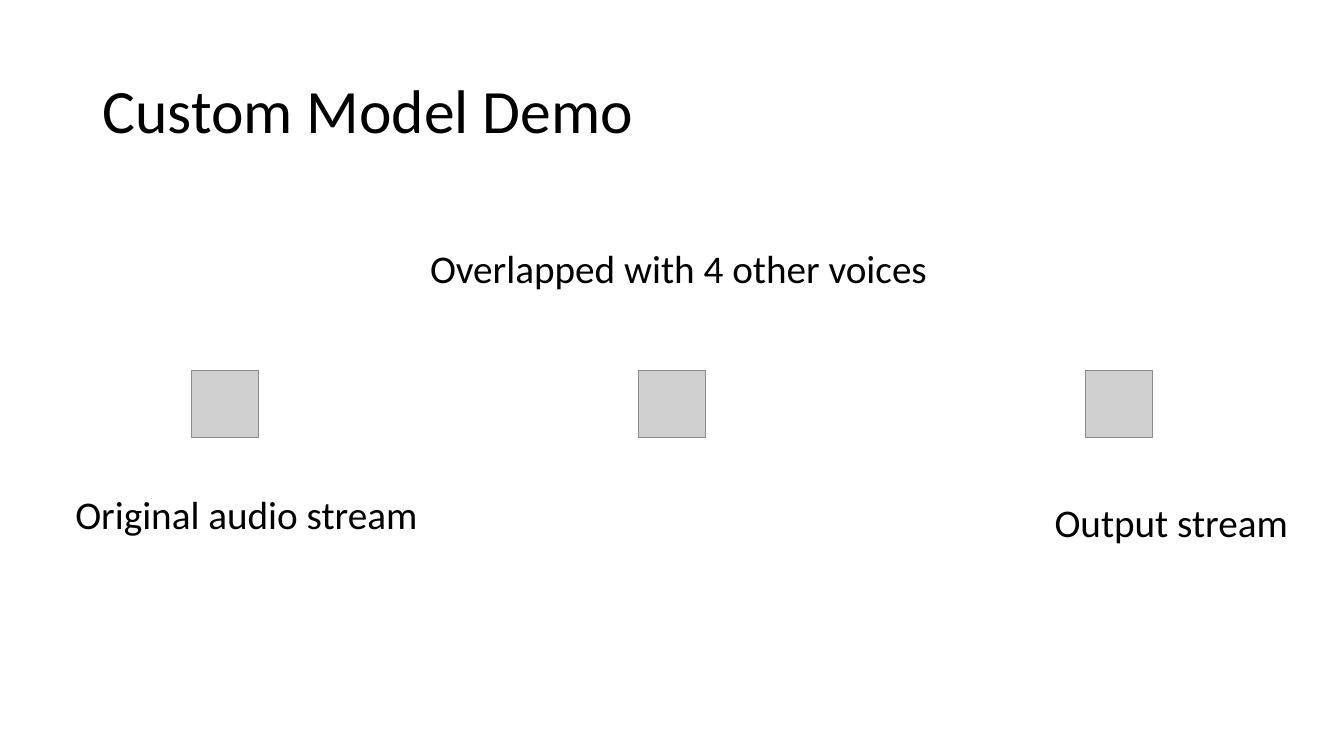
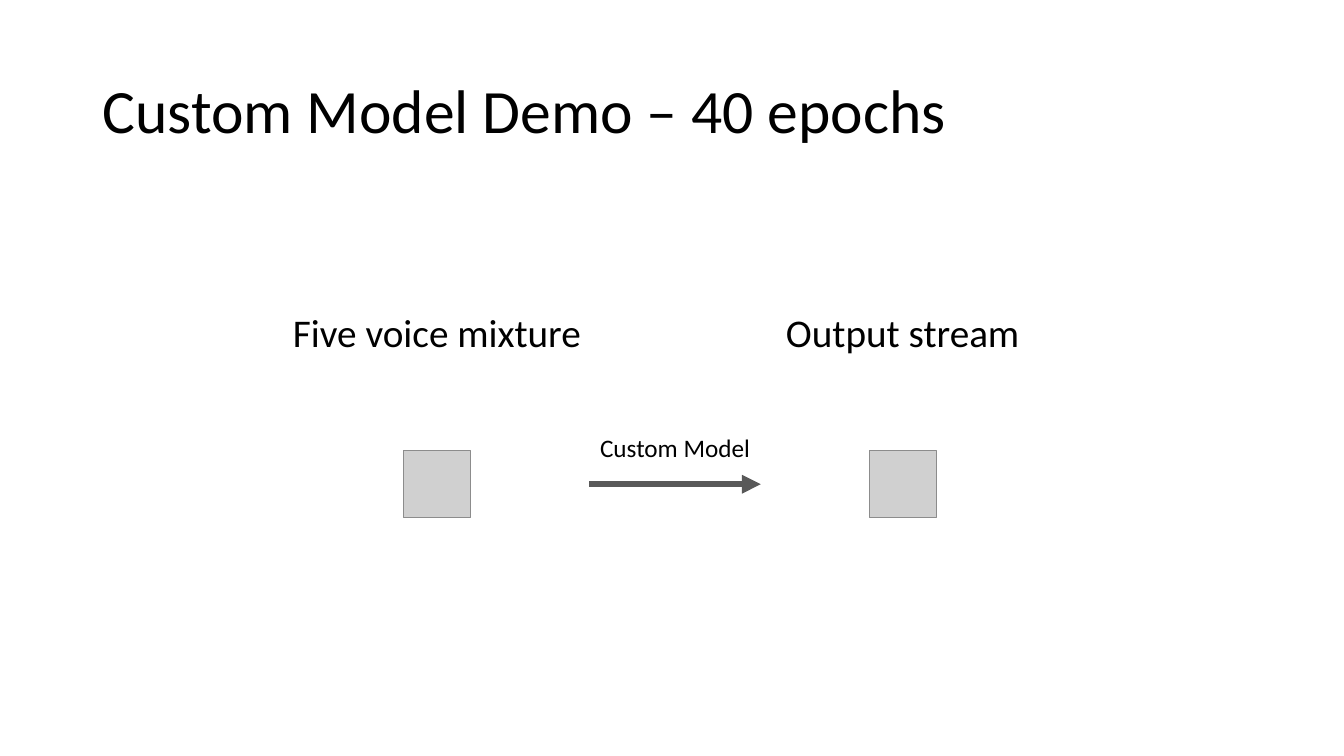
Before and after one commit to daea69twins/voiceseperation, a slide deck: slide 3 of Bi-Weekly Reports/Week 12.pptx. Drawn at 1344x756 pixels with LibreOffice and Linux fonts; fonts in the diff are those of the drawing; grey boxes stand for pictures. Boxes give left, top, right and bottom in pixels: in the first picture for what was removed or moved away, otherwise in the second. Text is boxed around its words. In the diff, an @@ line names an element or a change of style, - is before the commit and + after.

```diff
--- a/Bi-Weekly Reports/Week 12.pptx
+++ b/Bi-Weekly Reports/Week 12.pptx
@@ title at (102, 90, 946, 143): text changed @@
-Custom Model Demo
+Custom Model Demo – 40 epochs
@@ text removed at (430, 255, 927, 290) @@
-Overlapped with 4 other voices
@@ text added at (293, 320, 581, 348), 28 pt, text #000000 @@
+Five voice mixture
@@ text "Output stream": place and size @@
-text "Output stream" at (1055, 511, 1288, 544)
+text "Output stream" at (786, 321, 1020, 354)
@@ text "Output stream" at (786, 321, 1020, 354): alignment left to centre @@
@@ picture removed at (1086, 370, 1153, 438) @@
@@ text added at (600, 439, 750, 458), 18 pt, text #000000 @@
+Custom Model
@@ picture: place and size @@
-picture at (638, 370, 706, 438)
+picture at (403, 451, 471, 518)
@@ picture: place and size @@
-picture at (192, 370, 259, 438)
+picture at (869, 451, 937, 518)
@@ text removed at (75, 501, 418, 536) @@
-Original audio stream
@@ arrow added from (590, 484) to (761, 484), #595959 4.5 pt @@
```
Also in this commit, not shown: 2 other slides changed, 15 other files.
